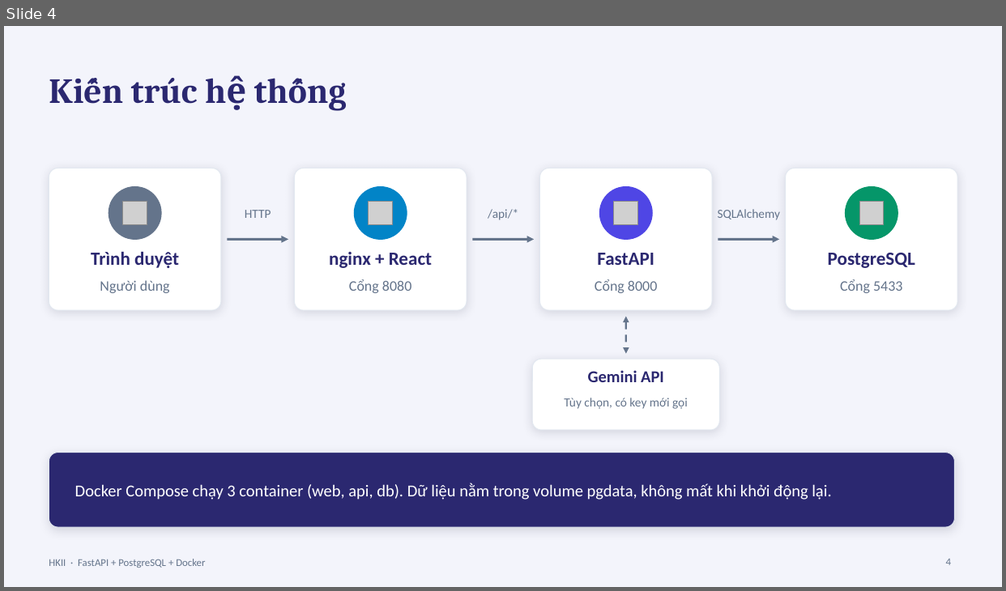
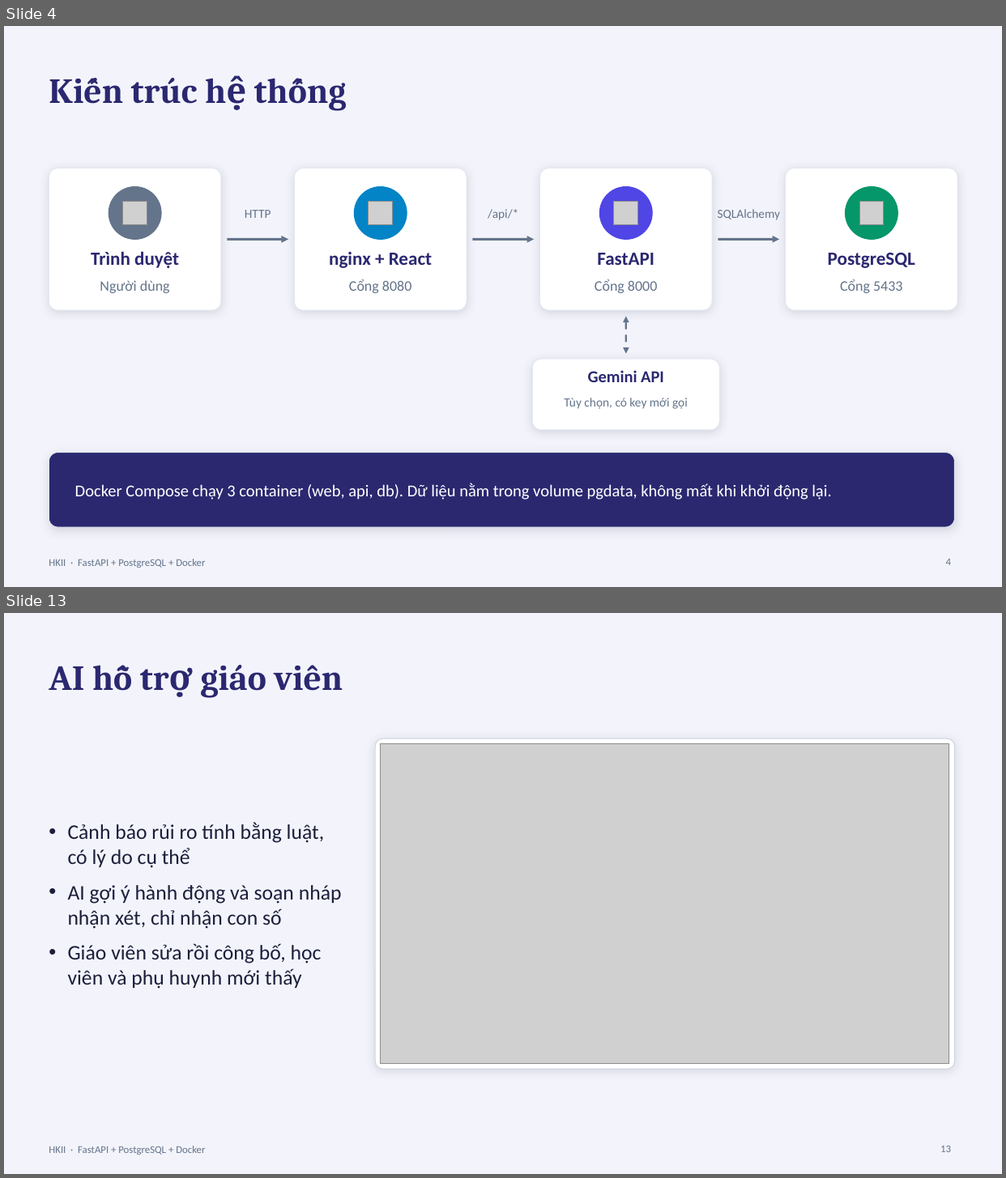
Before and after one commit to thaiphatcaifa/HKII-FastAPI, a slide deck: docs/HKII-ThuyetTrinh.pptx. Shown one above the other, each under a label of ours: slide 4 before the commit, slides 4 and 13 after it; the slides between them are not shown. The pictures are 1006x591 and 1006x1178 pixels, drawn with LibreOffice and Linux fonts; fonts in the diff are those of the drawing; grey boxes stand for pictures. Boxes give left, top, right and bottom in pixels: in the first picture for what was removed or moved away, otherwise in the second. Text is boxed around its words. In the diff, an @@ line names an element or a change of style, - is before the commit and + after.

```diff
--- a/docs/HKII-ThuyetTrinh.pptx
+++ b/docs/HKII-ThuyetTrinh.pptx
@@ slide 13 added at bbox=[4, 613, 1002, 1174], background #F3F4FB; not listed: 1 template element that a slide beside it also shows @@
@@ title added at bbox=[49, 665, 343, 698], 34 pt, text #2B2870, bold @@
+AI hỗ trợ giáo viên
@@ rounded rectangle added at bbox=[375, 739, 955, 1070], fill #FFFFFF, outline #CBD5E1 0.75 pt @@
@@ picture added at bbox=[381, 744, 949, 1064] @@
@@ text added at bbox=[68, 822, 342, 989], 20 pt, text #1B1F3B @@
+• Cảnh báo rủi ro tính bằng luật, có lý do cụ thể
+• AI gợi ý hành động và soạn nháp nhận xét, chỉ nhận con số
+• Giáo viên sửa rồi công bố, học viên và phụ huynh mới thấy
@@ page number added at bbox=[940, 1146, 951, 1152], 10 pt, text #64748B @@
+13
```
Also in this commit, not shown: 12 slides changed, 52 other files.
